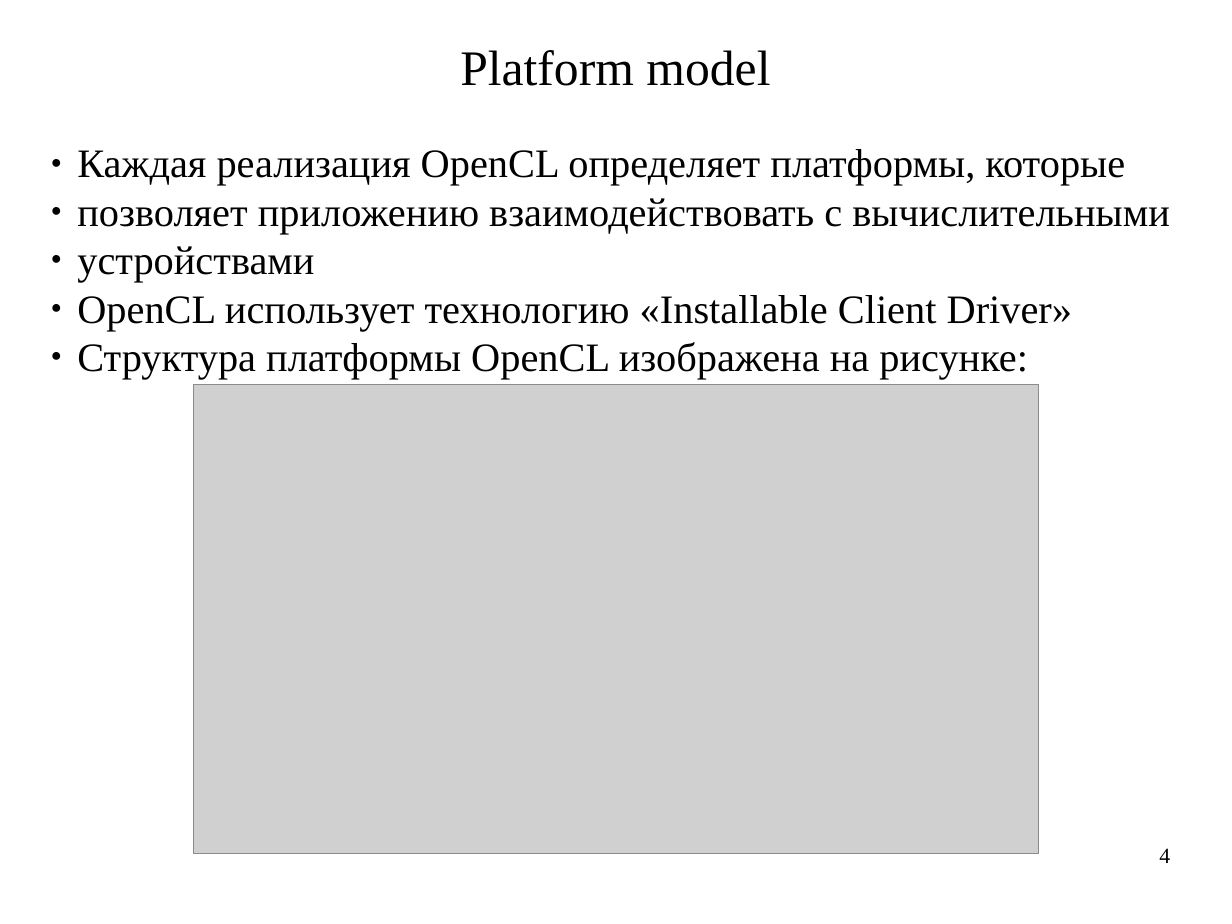
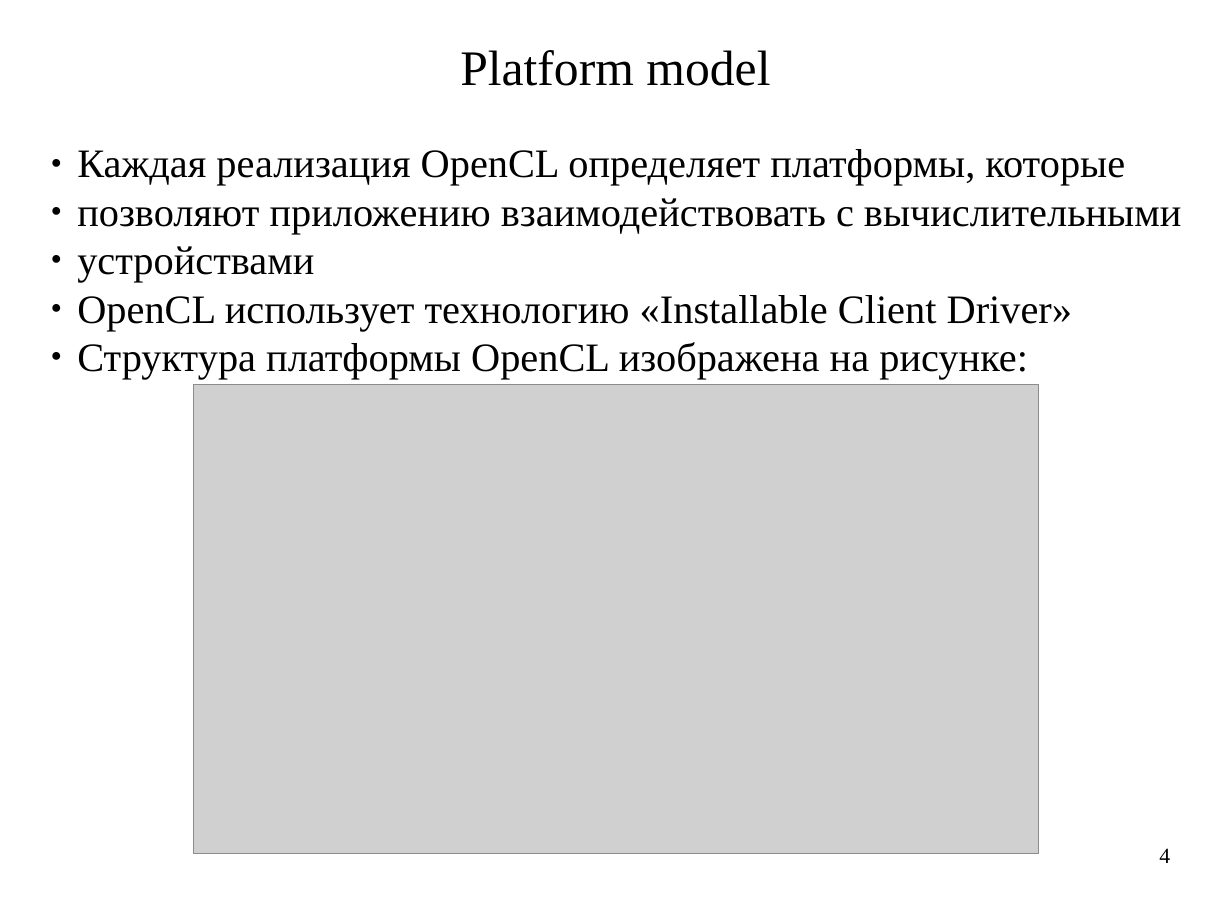
Before and after one commit to artem-bochkarev/master-work, a slide deck: slide 4 of Presentation.odp. Drawn at 1232x924 pixels with LibreOffice and Linux fonts; fonts in the diff are those of the drawing; grey boxes stand for pictures. Boxes give left, top, right and bottom in pixels: in the first picture for what was removed or moved away, otherwise in the second. Text is boxed around its words. In the diff, an @@ line names an element or a change of style, - is before the commit and + after.

```diff
--- a/Presentation.odp
+++ b/Presentation.odp
@@ text at (x1=77, y1=198, x2=1181, y2=234): text changed @@
-● позволяет приложению взаимодействовать с вычислительными
+● позволяют приложению взаимодействовать с вычислительными
```
Also in this commit, not shown: 8 other slides changed, 10 slides added, 3 slides removed, 21 other files.
